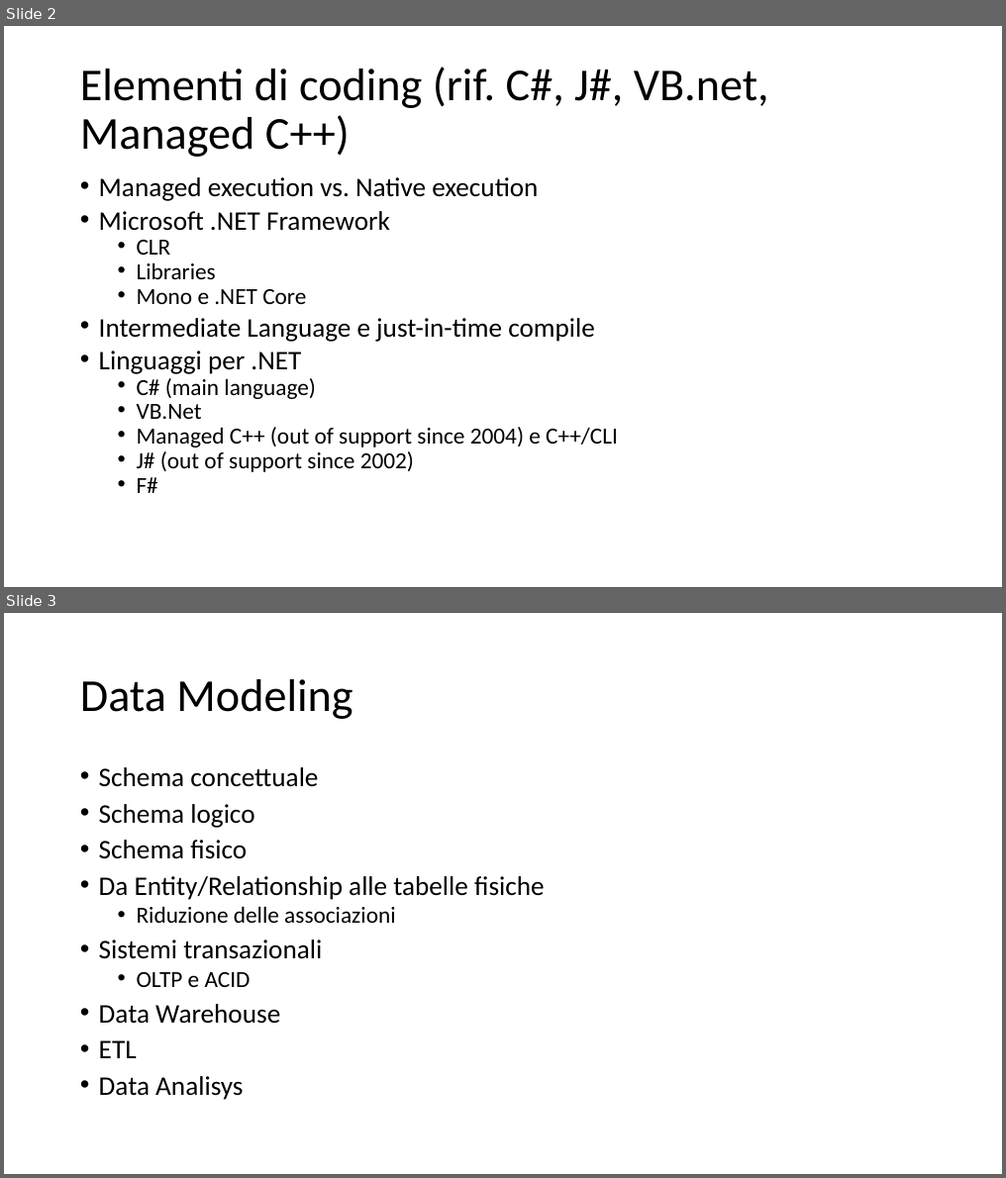
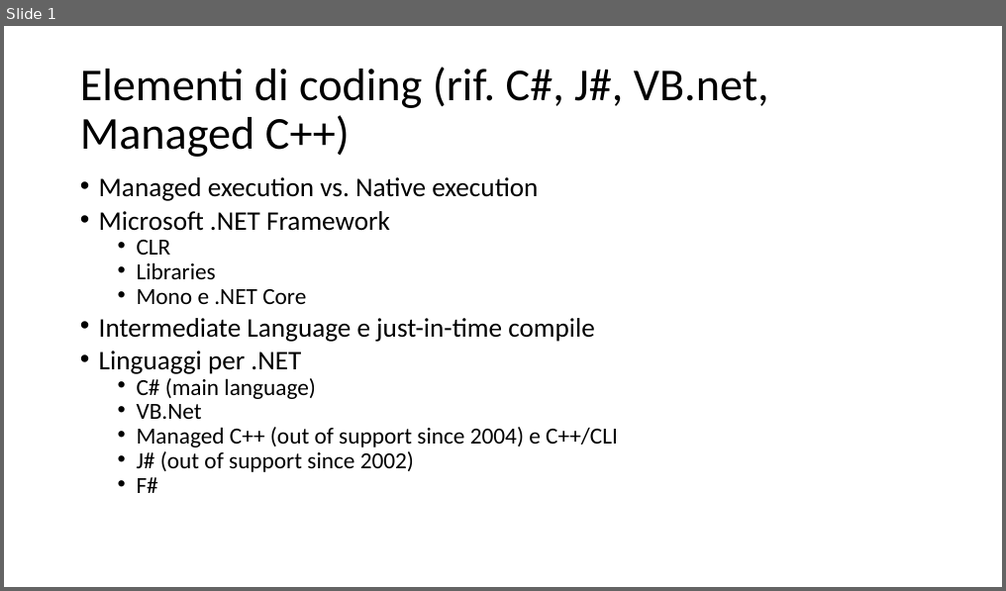
Before and after one commit to andrea-colleoni/ey-coding, a slide deck: EY Technology Overview.pptx. Shown one above the other, each under a label of ours: slides 2 and 3 before the commit, slide 1 after it. The pictures are 1006x1178 and 1006x591 pixels, drawn with LibreOffice and Linux fonts; fonts in the diff are those of the drawing. Boxes give left, top, right and bottom in pixels: in the first picture for what was removed or moved away, otherwise in the second. Text is boxed around its words. In the diff, an @@ line names an element or a change of style, - is before the commit and + after.

Commit message:
aggiunto sintesi traccia degli argomenti delle due giornate

```diff
--- a/EY Technology Overview.pptx
+++ b/EY Technology Overview.pptx
@@ slide 3 removed at (4,613,1002,1174), background #FFFFFF @@
@@ title removed at (80,679,352,719) @@
-Data Modeling
@@ text removed at (99,767,545,1100) @@
-• Schema concettuale
-• Schema logico
-• Schema fisico
-• Da Entity/Relationship alle tabelle fisiche
-  • Riduzione delle associazioni
-• Sistemi transazionali
-  • OLTP e ACID
-• Data Warehouse
-• ETL
-• Data Analisys
@@ what was slide 2 is now slide 1 @@
```
Also in this commit, not shown: 2 other slides removed, 7 other files.
